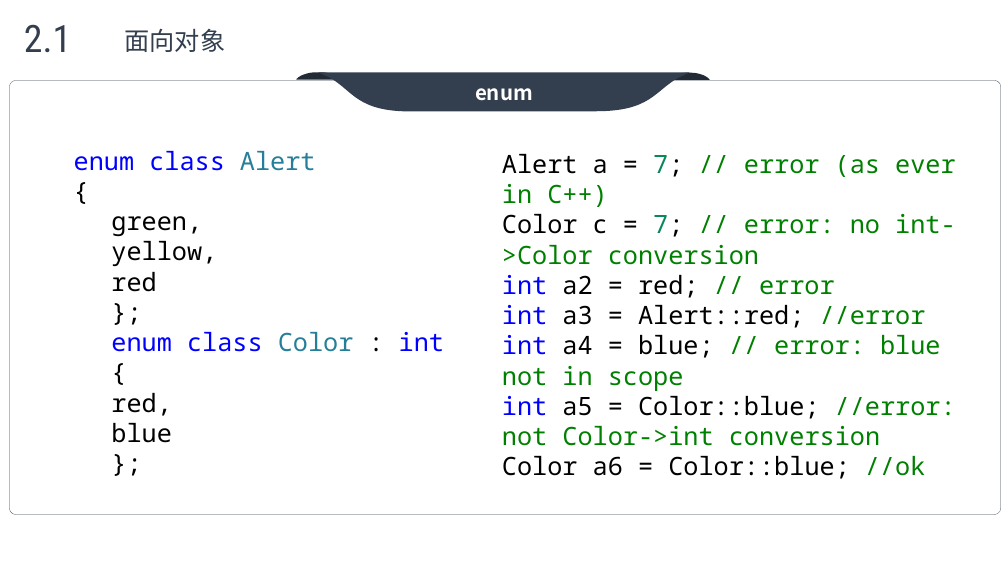
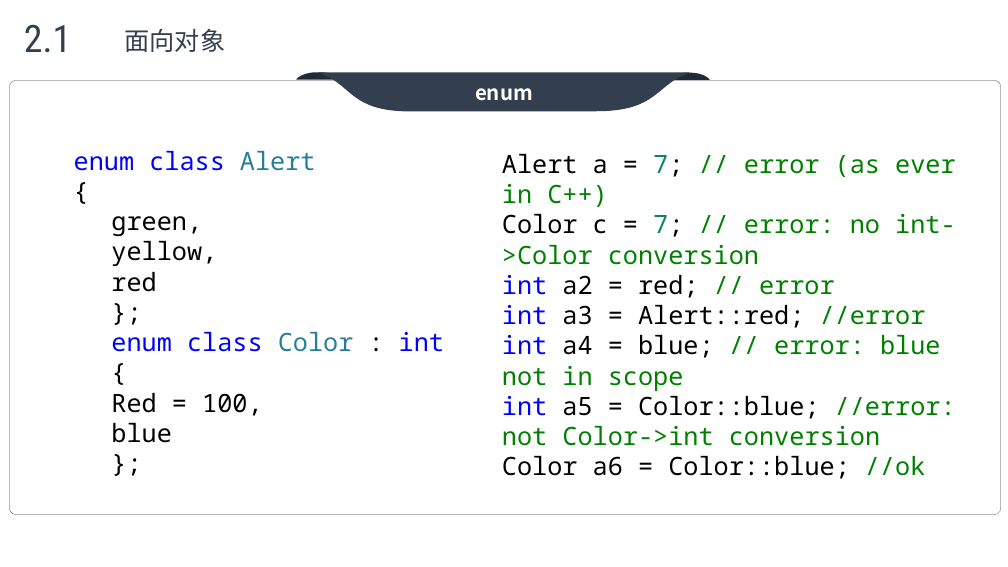
Before and after one commit to max4sharing/modern_cpp, a slide deck: slide 9 of C++11.pptx. Drawn at 1008x567 pixels with LibreOffice and Linux fonts; fonts in the diff are those of the drawing; background and template pictures are left out. Boxes give left, top, right and bottom in pixels: in the first picture for what was removed or moved away, otherwise in the second. Text is boxed around its words. In the diff, an @@ line names an element or a change of style, - is before the commit and + after.

```diff
--- a/C++11.pptx
+++ b/C++11.pptx
@@ text at <box>111,393,263,416</box>: text changed @@
-  red,
+  Red = 100,
```
Also in this commit, not shown: 2 other slides changed, 7 slides added, 4 slides removed.
